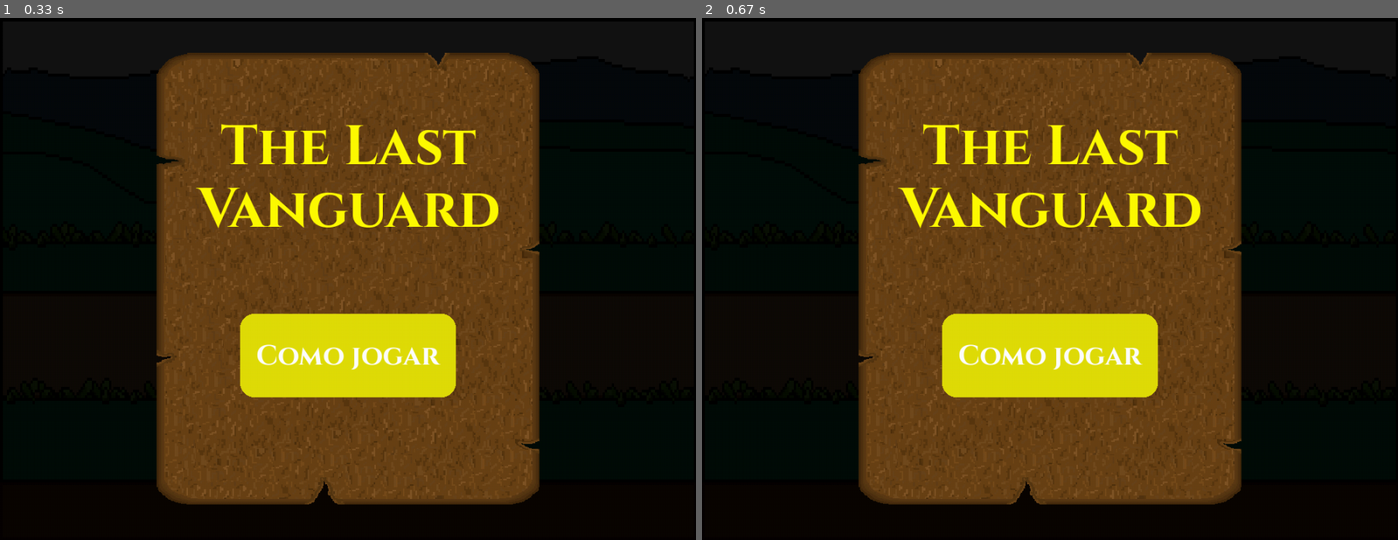
Above: before the commit, frames 1-2 (left to right).
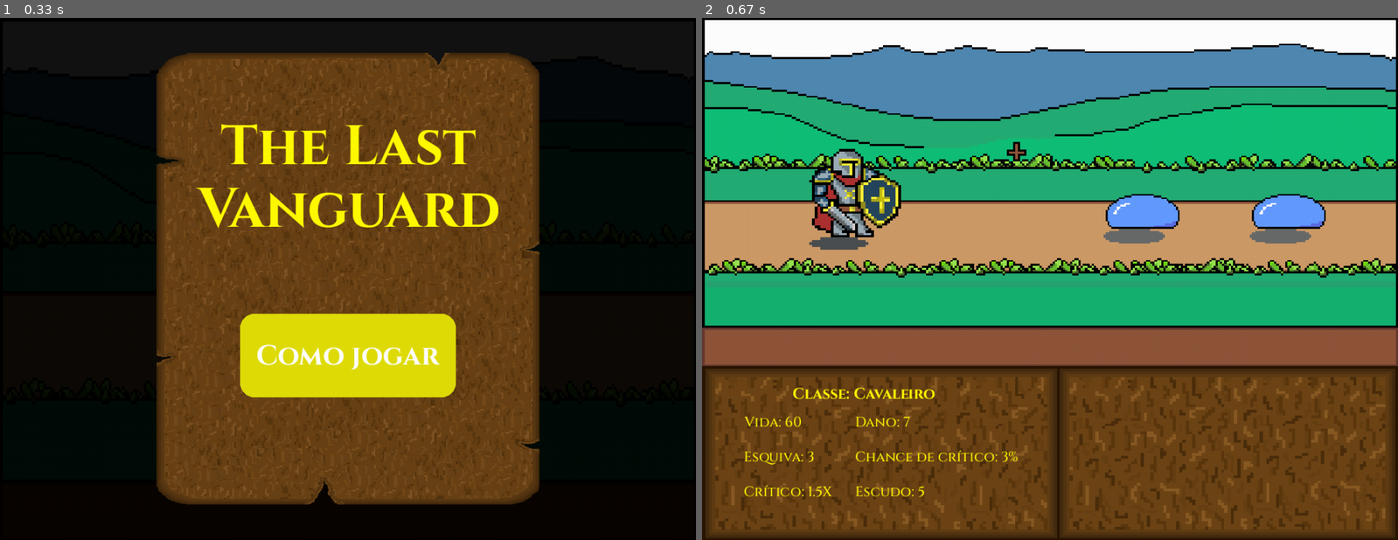
Above: after the commit, the same moments.

Repository: HenrykGabriel/Jogo-de-turno-Pygame
Game: pygame game, started from main.py
Same seed, same stepped clock (60 frames per second), same inputs: the game is played once before the commit and once after it.
Inputs (mouse positions are in pixels of both pictures, inside the frame that each line leads up to):
- Up to frame 1 (0.33 s): no input
- Up to frame 2 (0.67 s): click (1050, 419) at 0.38 s

Frame 1 is identical in both runs. In frame 2, 87% of the frame differs, in the area x 0-100%, y 0-100%.

Commit message:
começo do combate (desenhando cenario, painel, jogador, etc)

Diff:
--- /dev/null
+++ b/cavaleiro.py
@@ -0,0 +1,25 @@
+import pygame
+
+class Cavaleiro:
+
+    def __init__(self):
+
+        self.classe = "Cavaleiro"
+
+        self.caminho_imagem = "assets/cavaleiro/Cavaleiro.png"
+
+        self.vida = 60
+
+        self.dano = 7
+
+        self.chance_critico = 3
+
+        self.critico = 1.5
+
+        self.esquiva = 3
+
+        self.escudo = 5
+
+        self.larg_frame = 220
+        self.alt_frame = 220
+        self.qtd_frames = 10
--- a/combate.py
+++ b/combate.py
@@ -1,24 +1,147 @@
 import pygame
+from config import larg_tela, alt_tela
+from fontes import Fontes
 
-def combate(janela, gerenciador, inimigos_fase, jogador):
+class Combate:
+    def __init__(self, jogador, inimigos):
+        self.jogador = jogador
 
-    while True:
+        self.inimigos = inimigos
 
-        desenhar_cenario(janela, gerenciador)
+        self.fontes = Fontes()
+        self.texto_normal = self.fontes.texto_normal
+        self.texto_pequeno = self.fontes.texto_pequeno
+        self.texto_normal_bold = self.fontes.texto_normal_bold
 
-        if gerenciador.turno == "jogador":
+        self.turno = "jogador"
 
-            gerenciador.turno = "inimigo"
+        self.inimigo_selecionado = None
 
-        elif gerenciador.turno == "inimigo":
+        self.turno = "jogador"
 
-            for inimigo in inimigos_fase:
+        self.larg_painel = larg_tela
 
-                inimigo.atacar(jogador)
+        self.alt_painel = alt_tela // 3
+
+        self.larg_cenario = larg_tela
+
+        self.alt_cenario = alt_tela - self.alt_painel
+
+        # CENARIO 1 - CAMPO ABERTO
+        self.img_campo_aberto = pygame.image.load(f"assets/cenarios/Campo aberto.png").convert_alpha()
+
+        self.campo_aberto = pygame.transform.scale(self.img_campo_aberto, (self.larg_cenario, self.alt_cenario))
+
+        self.img_painel = pygame.image.load("assets/cenarios/painel.png").convert_alpha()
+
+        self.painel = pygame.transform.scale(self.img_painel, (self.larg_painel, self.alt_painel))
+
+        self.painel_rect = self.painel.get_rect(bottom=alt_tela)
+        # -------------------------------------
+        self.cenario_rect = self.campo_aberto.get_rect()
+
+        self.jogador.rect = self.jogador.imagem.get_rect()
+
+        self.jogador.rect.center = (
+            self.cenario_rect.centerx - 240,
+            self.cenario_rect.centery + 10
+        )
+
+        self.posicionar_inimigos()
+
+        # ATRIBUTOS
+        self.jogador_classe = self.texto_normal_bold.render(f"Classe: {self.jogador.classe}", True, (255, 251, 0))
+        self.jogador_classe_rect = self.jogador_classe.get_rect(
+                    midleft=(
+                            self.painel_rect.left + 130,
+                            self.painel_rect.top + 40
+                        ))
+
+        self.jogador_vida = self.texto_normal.render(f"Vida: {self.jogador.vida}", True, (255, 251, 0))
+        self.jogador_vida_rect = self.jogador_vida.get_rect(
+                    midleft=(
+                            self.painel_rect.left + 60,
+                            self.painel_rect.top + 80
+                        ))
+
+        self.jogador_dano = self.texto_normal.render(f"Dano: {self.jogador.dano}", True, (255, 251, 0))
+        self.jogador_dano_rect = self.jogador_dano.get_rect(
+                    midleft=(
+                            self.painel_rect.left + 220,
+                            self.painel_rect.top + 80
+                        ))
+
+        self.jogador_esquiva = self.texto_normal.render(f"Esquiva: {self.jogador.esquiva}", True, (255, 251, 0))
+        self.jogador_esquiva_rect = self.jogador_esquiva.get_rect(
+                    midleft=(
+                            self.painel_rect.left + 60,
+                            self.painel_rect.top + 130
+                        ))
+
+        self.jogador_chance_critico = self.texto_normal.render(f"Chance de crítico: {self.jogador.chance_critico}%", True, (255, 251, 0))
+        self.jogador_chance_critico_rect = self.jogador_chance_critico.get_rect(
+                    midleft=(
+                            self.painel_rect.left + 220,
+                            self.painel_rect.top + 130
+                        ))
+
+        self.jogador_critico = self.texto_normal.render(f"Crítico: {self.jogador.critico}X", True, (255, 251, 0))
+        self.jogador_critico_rect = self.jogador_critico.get_rect(
+                    midleft=(
+                            self.painel_rect.left + 60,
+                            self.painel_rect.top + 180
+                        ))
+
+        self.jogador_escudo = self.texto_normal.render(f"Escudo: {self.jogador.escudo}", True, (255, 251, 0))
+        self.jogador_escudo_rect = self.jogador_escudo.get_rect(
+                    midleft=(
+                            self.painel_rect.left + 220,
+                            self.painel_rect.top + 180
+                        ))
 
 
-def desenhar_cenario(janela, gerenciador):
+    def comecar(self, janela, inimigos, jogador, eventos, cenario_atual):
 
-    janela.blit(gerenciador.cenario, (0, 0))
+        self.draw(janela, cenario_atual)
 
-    janela.blit(gerenciador.painel, (0, gerenciador.alt_cenario))
+    def draw(self, janela, cenario_atual):
+
+        if cenario_atual == "Campo aberto":
+            janela.blit(self.campo_aberto, (0, 0))
+
+        janela.blit(self.painel, (0, self.alt_cenario))
+
+        self.jogador.draw(janela)
+
+        for inimigo in self.inimigos:
+
+            inimigo.draw(janela)
+
+        self.draw_atributos(janela)
+
+    def posicionar_inimigos(self):
+
+        x = self.cenario_rect.centerx + 130
+        y = self.cenario_rect.centery + 10
+
+        for inimigo in self.inimigos:
+
+            inimigo.rect.center = (x, y)
+
+            x += inimigo.rect.width + 40
+
+    def draw_atributos(self, janela):
+
+        janela.blit(self.jogador_classe, self.jogador_classe_rect)
+
+        janela.blit(self.jogador_vida, self.jogador_vida_rect)
+
+        janela.blit(self.jogador_dano, self.jogador_dano_rect)
+
+        janela.blit(self.jogador_esquiva, self.jogador_esquiva_rect)
+
+        janela.blit(self.jogador_chance_critico, self.jogador_chance_critico_rect)
+
+        janela.blit(self.jogador_critico, self.jogador_critico_rect)
+
+        janela.blit(self.jogador_escudo, self.jogador_escudo_rect)
--- a/dados_fase.py
+++ b/dados_fase.py
@@ -1,8 +1,8 @@
 import pygame
 from dados_inimigos import Slime_azul, Slime_verde
 
-cenarios = {
-    "cenario1": [
+dados = {
+    "Campo aberto": [
         [Slime_azul, Slime_azul],
 
         [Slime_verde, Slime_verde],
--- a/dados_inimigos.py
+++ b/dados_inimigos.py
@@ -7,8 +7,8 @@
     "chance_critico": 1,
     "critico": 1.1,
     "caminho": "assets/inimigos/Slime_azul.png",
-    "largura": 120,
-    "altura": 120,
+    "largura": 170,
+    "altura": 170,
     "qtd_frames": 10
 }
 
@@ -20,7 +20,7 @@
     "chance_critico": 1,
     "critico": 1.2,
     "caminho": "assets/inimigos/Slime_verde.png",
-    "largura": 120,
-    "altura": 120,
+    "largura": 170,
+    "altura": 170,
     "qtd_frames": 10
 }
--- a/fontes.py
+++ b/fontes.py
@@ -7,6 +7,8 @@
 
         self.texto_maior = pygame.font.Font("fonts/Cinzel-Bold.ttf", 40)
 
+        self.texto_normal_bold = pygame.font.Font("fonts/Cinzel-Bold.ttf", 22)
+
         self.texto_normal = pygame.font.Font("fonts/Cinzel-Medium.ttf", 20)
 
         self.texto_pequeno = pygame.font.Font("fonts/Cinzel-Medium.ttf", 16)
--- a/gerenciador.py
+++ b/gerenciador.py
@@ -1,46 +1,42 @@
 import pygame
-import copy
-from config import larg_tela, alt_tela
-from combate import combate
-from dados_fase import cenarios
 from inimigos import Inimigo
+from combate import Combate
+from dados_fase import dados
 
 class Gerenciador:
-    def __init__(self):
-        self.lista_inimigos = cenarios
+    def __init__(self, jogador):
 
-        self.cenario_atual = "cenario1"
+        self.cenario_atual = "Campo aberto"
 
         self.fase_atual = 1
 
-        self.turno = "jogador"
+        self.jogando = False
 
-        self.larg_painel = larg_tela
+        self.jogador = jogador
 
-        self.alt_painel = alt_tela // 3
+        self.inimigos = []
 
-        self.larg_cenario = larg_tela
+        self.combate = None
 
-        self.alt_cenario = alt_tela - self.alt_painel
-
-        self.img_cenario = pygame.image.load(f"assets/cenarios/{self.cenario_atual}.png").convert_alpha()
-
-        self.cenario = pygame.transform.scale(self.img_cenario, (self.larg_cenario, self.alt_cenario))
-
-        self.img_painel = pygame.image.load("assets/cenarios/painel.png").convert_alpha()
-
-        self.painel = pygame.transform.scale(self.img_painel, (self.larg_painel, self.alt_painel))
+        self.dados = dados
 
 
+    def rodar(self, janela, eventos):
 
+        if self.cenario_atual == "Campo aberto" and self.fase_atual == 1:
 
-    def rodar(self, janela, jogador):
+            if self.jogando == False:
 
-        if self.cenario_atual == "cenario1" and self.fase_atual == 1:
+                self.inimigos = self.criar_inimigos()
 
-            inimigos_fase = self.criar_inimigos()
+                self.combate = Combate(
+                    self.jogador,
+                    self.inimigos
+                )
 
-            combate(janela, self, inimigos_fase, jogador)
+                self.jogando = True
+
+            self.combate.comecar(janela, self.inimigos, self.jogador, eventos, self.cenario_atual)
 
     def criar_inimigos(self):
 
@@ -48,7 +44,7 @@
 
         indice_fase = self.fase_atual - 1
 
-        dados = self.lista_inimigos[self.cenario_atual][indice_fase]
+        dados = self.dados[self.cenario_atual][indice_fase]
 
         for inimigo in dados:
 
--- a/guerreiro.py
+++ /dev/null
@@ -1,21 +0,0 @@
-import pygame
-
-class Guerreiro:
-
-    def __init__(self):
-
-        self.classe = "Cavaleiro"
-
-        self.img = pygame.image.load("assets/cavaleiro/Cavaleiro.png")
-
-        self.imagem = pygame.transform.scale(self.img, (140, 150))
-
-        self.vida = 60
-
-        self.dano = 7
-
-        self.chance_critico = 5
-
-        self.critico = 1.5
-
-        self.esquiva = 3
--- a/jogador.py
+++ b/jogador.py
@@ -2,47 +2,51 @@
 import random
 
 class Jogador:
-    def __init__(self):
-
-        self.classe = ""
-
-        self.imagem = None
-
-        self.rect = None
-
-        self.vivo = True
-
-        self.vida = 0
-
-        self.dano = 0
-
-        self.dano_normal = 0
-
-        self.chance_critico = 0
-
-        self.critico = 0
-
-        self.esquiva = 0
-
-        self.habilidades = []
-
-    def escolher_classe(self, classe):
+    def __init__(self, classe):
 
         self.classe = classe.classe
+        self.sprite_sheet = pygame.image.load(classe.caminho_imagem).convert_alpha()
+        self.larg_frame = classe.larg_frame
+        self.alt_frame = classe.alt_frame
+        self.qtd_frames = classe.qtd_frames
 
-        self.imagem = classe.imagem
+        # Atributos
+        self.vida = classe.vida
+        self.dano = classe.dano
+        self.esquiva = classe.esquiva
+        self.chance_critico = classe.chance_critico
+        self.critico = classe.critico
+        self.escudo = classe.escudo
 
+        # Lógica de Frames de Animação
+        frame_width = self.sprite_sheet.get_width() // self.qtd_frames
+        frame_height = self.sprite_sheet.get_height()
+
+        # Guarda o frame parado do índice 0
+        img_parado = self.sprite_sheet.subsurface(pygame.Rect(0, 0, frame_width, frame_height))
+        self.imagem_parado = pygame.transform.scale(img_parado, (self.larg_frame, self.alt_frame))
+
+        # A imagem atual que será desenhada na tela
+        self.imagem = self.imagem_parado
         self.rect = self.imagem.get_rect()
 
-        self.vida = classe.vida
+        # ESTADOS E CONTROLE DE ANIMAÇÃO
+        self.frame_atual = 0
+        self.atacando = False
+        self.tempo_frame = pygame.time.get_ticks()
+        self.velocidade_animacao = 50
 
-        self.dano = classe.dano
+        self.frames_ataque = []
 
-        self.chance_critico = classe.chance_critico
+        for i in range(self.qtd_frames):
 
-        self.critico = classe.critico
+            tamanho_corte = pygame.Rect(i * frame_width, 0, frame_width, frame_height)
 
-        self.esquiva = classe.esquiva
+            frame_normal = self.sprite_sheet.subsurface(tamanho_corte)
+
+            frame_redimensionado = pygame.transform.scale(frame_normal, (self.larg_frame, self.alt_frame))
+
+            self.frames_ataque.append(frame_redimensionado)
 
     def atacar(self, inimigo):
 
@@ -74,4 +78,30 @@
 
     def draw(self, janela):
 
+        if self.atacando:
+
+            tempo_atual = pygame.time.get_ticks()
+
+            if tempo_atual - self.tempo_frame <= self.velocidade_animacao:
+
+                self.tempo_frame = tempo_atual
+
+                self.frame_atual += 1
+
+                if self.frame_atual >= len(self.frames_ataque):
+
+                    self.atacando = False
+
+                    self.frame_atual = 0
+
+                    self.imagem = self.imagem_parado
+
+                else:
+
+                    self.imagem = self.frames_ataque[self.frame_atual]
+
+        else:
+
+            self.imagem = self.imagem_parado
+
         janela.blit(self.imagem, self.rect)
--- a/main.py
+++ b/main.py
@@ -2,7 +2,7 @@
 from config import larg_tela, alt_tela
 from gerenciador import Gerenciador
 from jogador import Jogador
-from guerreiro import Guerreiro
+from cavaleiro import Cavaleiro
 from menu import Menu
 from fontes import Fontes
 from sons import Sons
@@ -22,22 +22,23 @@
 
 rodando = True
 
-gerenciador = Gerenciador()
+cavaleiro = Cavaleiro()
 
-jogador = Jogador()
-guerreiro = Guerreiro()
+jogador = Jogador(cavaleiro)
 
 fontes = Fontes()
 
 menu = Menu(fontes)
 
-jogador.escolher_classe(guerreiro)
+gerenciador = Gerenciador(jogador)
 
 estado = "menu"
 
 while rodando:
 
-    for evento in pygame.event.get():
+    eventos = pygame.event.get()
+
+    for evento in eventos:
 
         if evento.type == pygame.QUIT:
 
@@ -46,9 +47,11 @@
     if estado == "menu":
 
         menu.draw(janela)
-        menu.update(pygame.event.get())
+        menu.update(eventos)
+        if menu.update_comecar(eventos) == True:
+            estado = "jogando"
 
-    if estado == "jogando":
+    elif estado == "jogando":
 
         gerenciador.rodar(janela, jogador)
 
--- a/menu.py
+++ b/menu.py
@@ -19,7 +19,7 @@
                            self.larg_botao, self.alt_botao, "Como jogar", (255, 255, 255),
                            self.texto_maior, (224, 221, 8), (214, 211, 0))
 
-        img = pygame.image.load("assets/cenarios/cenario1.png").convert_alpha()
+        img = pygame.image.load("assets/cenarios/Campo aberto.png").convert_alpha()
         self.fundo = pygame.transform.scale(img, (larg_tela, alt_tela))
 
         self.efeito_escuro = pygame.Surface((larg_tela, alt_tela))
@@ -84,6 +84,11 @@
         if self.botao_como_jogar.clicado(eventos) == True:
             self.estado = "tutorial"
 
+    def update_comecar(self, eventos):
+
+        return self.botao_comecar.clicado(eventos)
+
+
     def draw(self, janela):
 
         janela.blit(self.fundo, (0,0))
Renamed: assets/cenarios/cenario1.png -> assets/cenarios/Campo aberto.png
